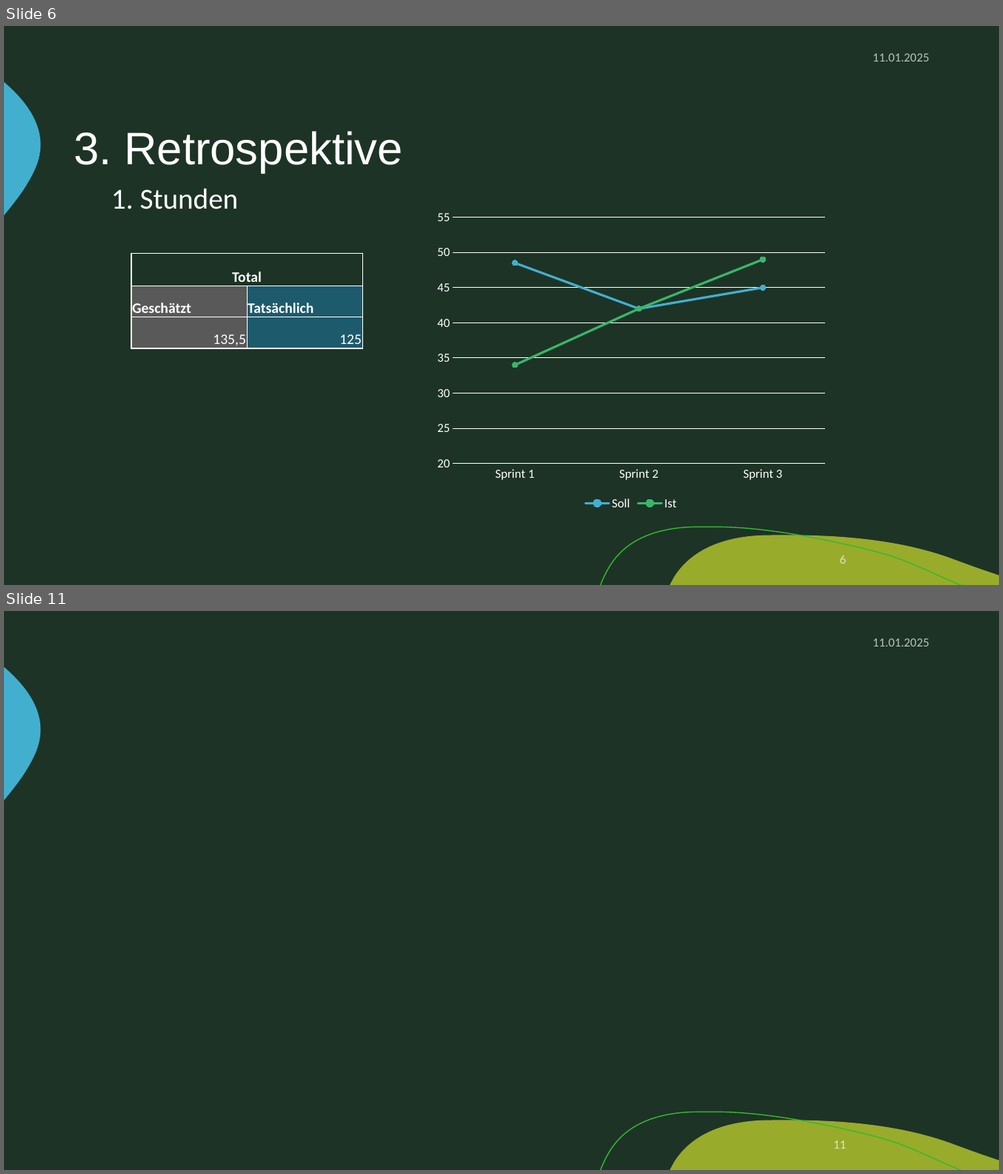
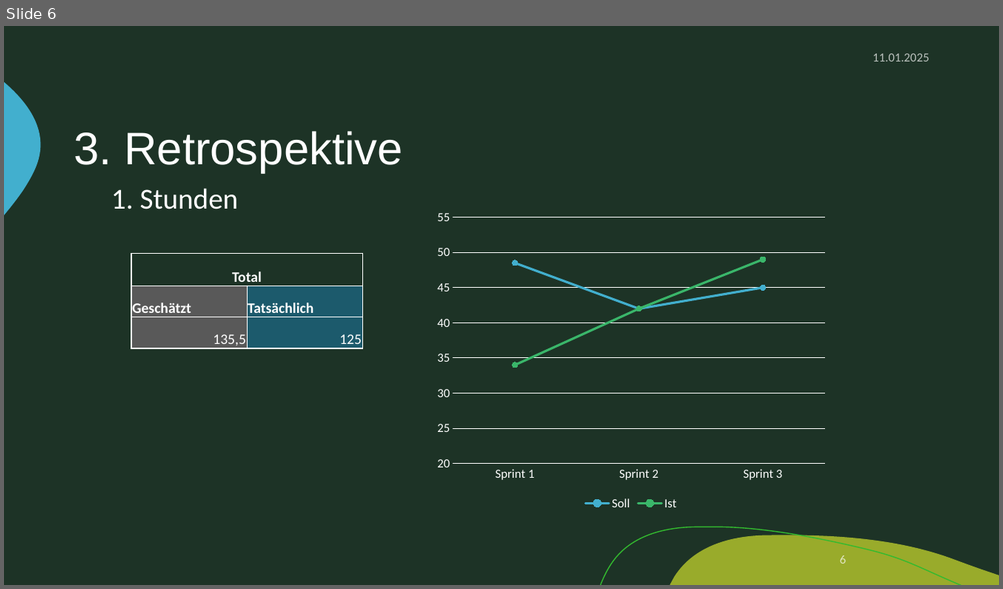
Before and after one commit to zIExpantion/ZumGelbenBach, a slide deck: Dokumente/Sprint-Backlog/Sprint-Backlog3.pptx. Shown one above the other, each under a label of ours: slides 6 and 11 before the commit, slide 6 after it; the slides between them are not shown. The pictures are 1003x1174 and 1003x589 pixels, drawn with LibreOffice and Linux fonts; fonts in the diff are those of the drawing; background and template pictures are left out. Boxes give left, top, right and bottom in pixels: in the first picture for what was removed or moved away, otherwise in the second. Text is boxed around its words. In the diff, an @@ line names an element or a change of style, - is before the commit and + after.

```diff
--- a/Dokumente/Sprint-Backlog/Sprint-Backlog3.pptx
+++ b/Dokumente/Sprint-Backlog/Sprint-Backlog3.pptx
@@ slide 11 removed at (4,611,999,1170), background #1D3326; not listed: 3 template elements that a slide beside it also shows @@
@@ text removed at (872,638,928,647) @@
-11.01.2025
@@ page number removed at (833,1141,845,1149) @@
-11
```
Also in this commit, not shown: 6 slides changed, 2 other slides removed.
